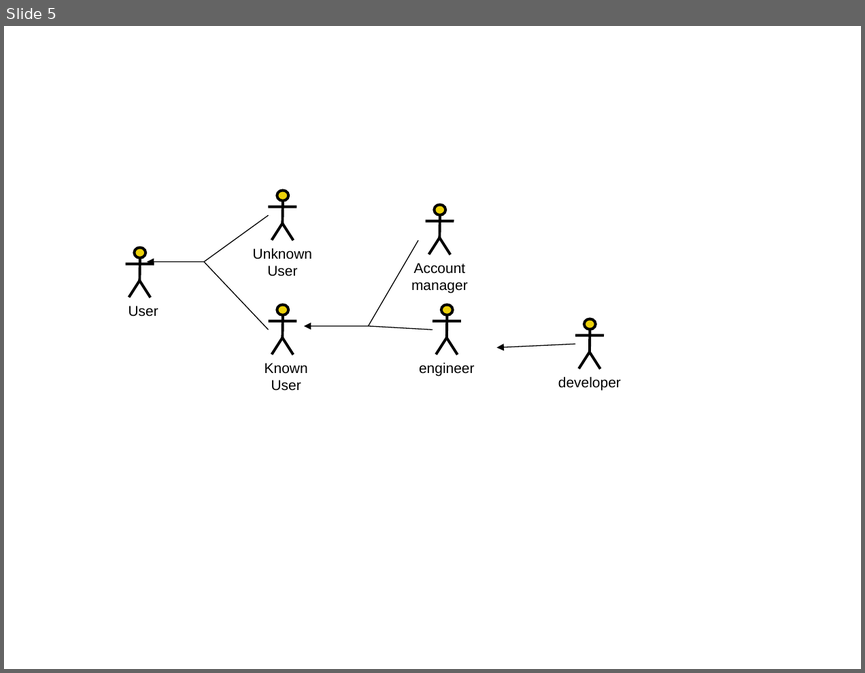
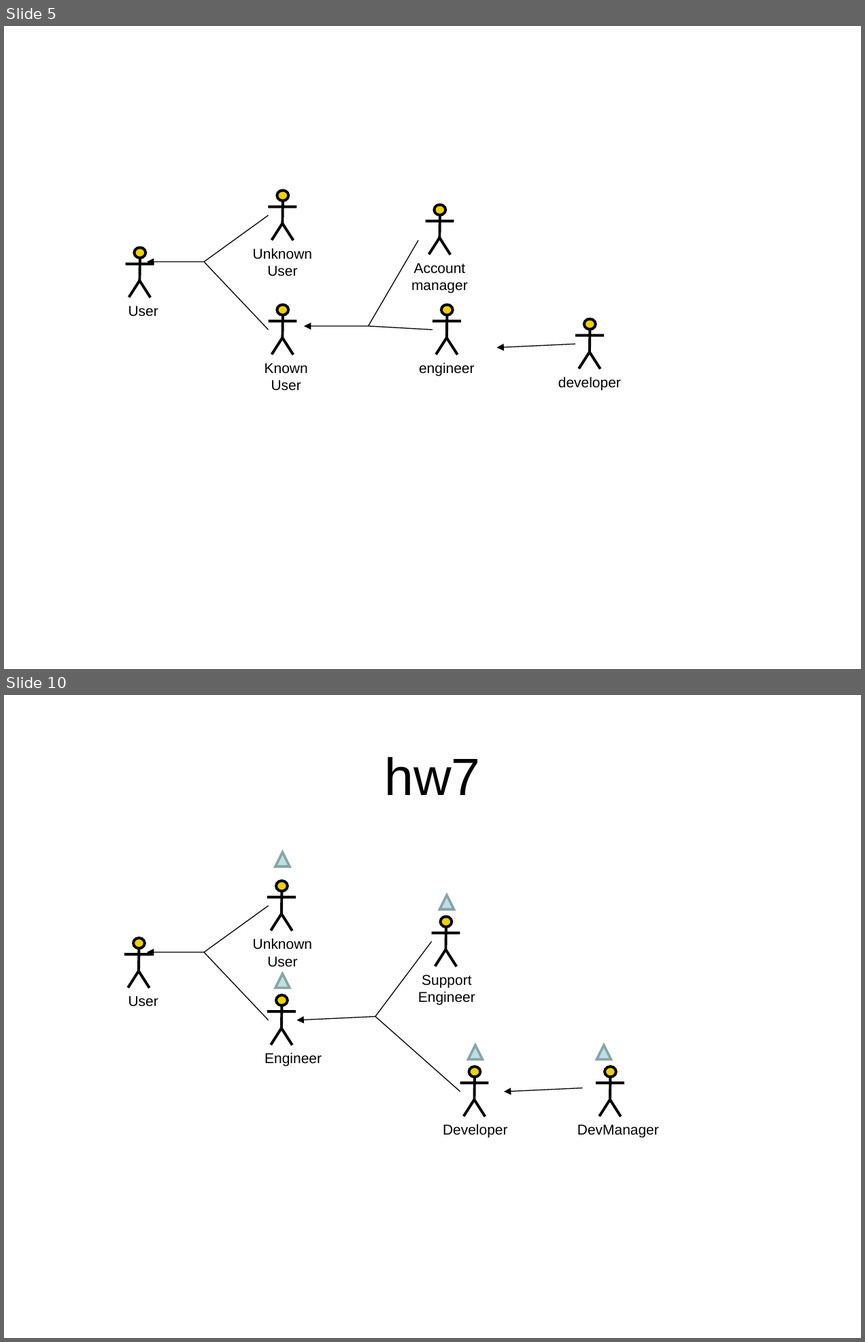
Before and after one commit to kimcharli/src-pe-tools, a slide deck: classes/CS579/dbclass/Project.ppt. Shown one above the other, each under a label of ours: slide 5 before the commit, slides 5 and 10 after it; the slides between them are not shown. The pictures are 865x673 and 865x1342 pixels, drawn with LibreOffice and Linux fonts; fonts in the diff are those of the drawing. Boxes give left, top, right and bottom in pixels: in the first picture for what was removed or moved away, otherwise in the second. Text is boxed around its words. In the diff, an @@ line names an element or a change of style, - is before the commit and + after.

```diff
--- a/classes/CS579/dbclass/Project.ppt
+++ b/classes/CS579/dbclass/Project.ppt
@@ slide 10 added at box(4, 695, 861, 1338), background #FFFFFF @@
@@ title added at box(384, 757, 480, 795), 44 pt, text #000000 @@
+hw7
@@ flow chart extract added at box(275, 852, 290, 866), fill #BBE0E3, outline #89A4A7 2.01 pt @@
@@ flow chart extract added at box(439, 895, 454, 909), fill #BBE0E3, outline #89A4A7 2.01 pt @@
@@ line added from (204, 952) to (268, 906), #000000 0.74 pt @@
@@ group added at box(253, 881, 312, 967): 4 lines, 1 ellipse, 1 text @@
+Unknown User
@@ arrow added from (204, 952) to (147, 952), #000000 0.74 pt @@
@@ line added from (204, 952) to (268, 1020), #000000 0.74 pt @@
@@ line added from (375, 1016) to (432, 942), #000000 0.74 pt @@
@@ flow chart extract added at box(275, 974, 290, 988), fill #BBE0E3, outline #89A4A7 2.01 pt @@
@@ group added at box(418, 916, 475, 1005): 4 lines, 1 ellipse, 1 text @@
+Support Engineer
@@ group added at box(125, 938, 158, 1006): 4 lines, 1 ellipse, 1 text @@
+User
@@ arrow added from (375, 1016) to (297, 1020), #000000 0.74 pt @@
@@ line added from (375, 1016) to (460, 1091), #000000 0.74 pt @@
@@ group added at box(264, 995, 322, 1066): 4 lines, 1 ellipse, 1 text @@
+Engineer
@@ flow chart extract added at box(468, 1045, 483, 1059), fill #BBE0E3, outline #89A4A7 2.01 pt @@
@@ flow chart extract added at box(597, 1045, 611, 1059), fill #BBE0E3, outline #89A4A7 2.01 pt @@
@@ arrow added from (582, 1087) to (504, 1091), #000000 0.74 pt @@
@@ group added at box(443, 1066, 507, 1138): 4 lines, 1 ellipse, 1 text @@
+Developer
@@ group added at box(577, 1066, 659, 1138): 4 lines, 1 ellipse, 1 text @@
+DevManager
```
Also in this commit, not shown: 1 slide changed, 3 other slides added, 1 other file.
